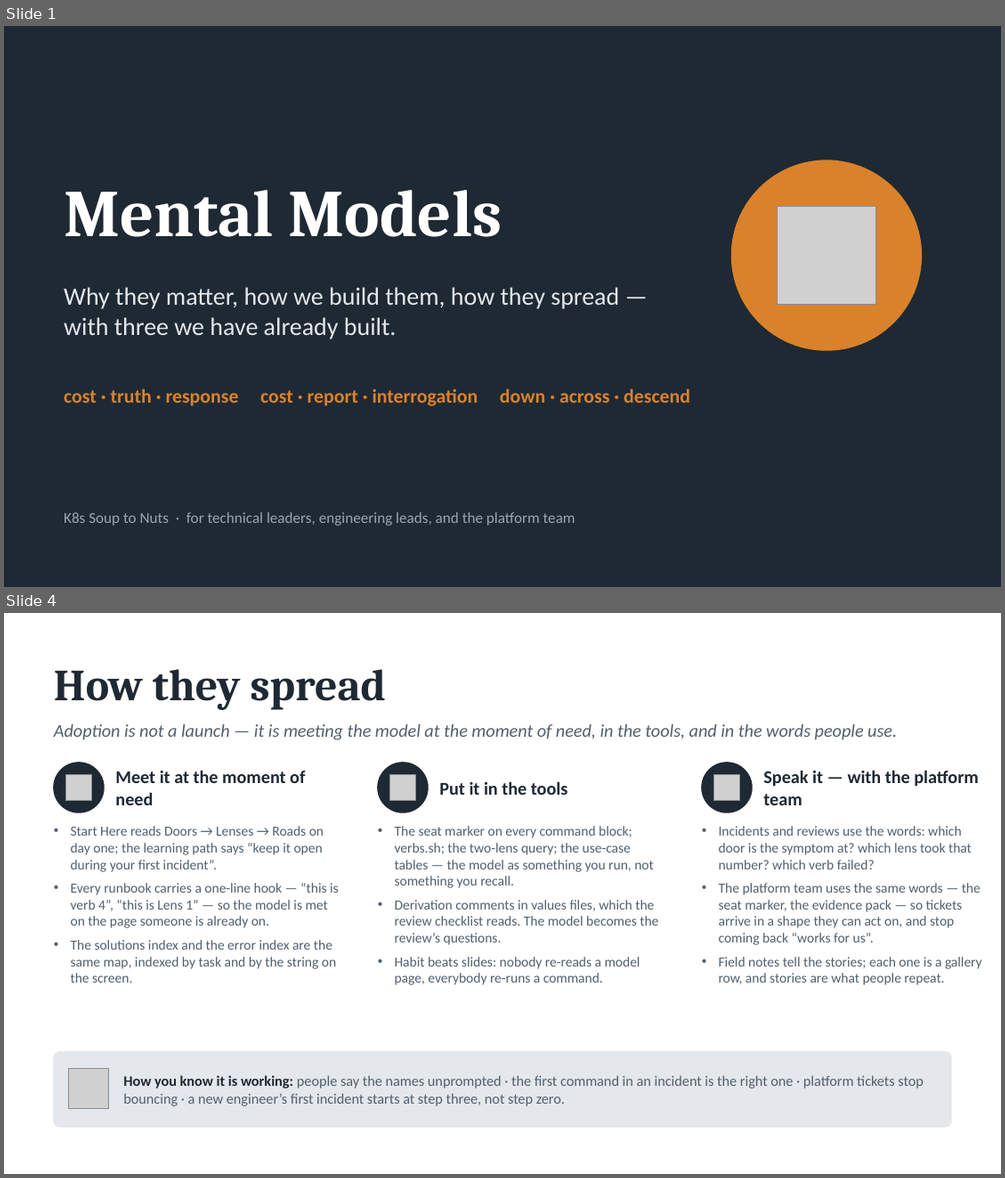
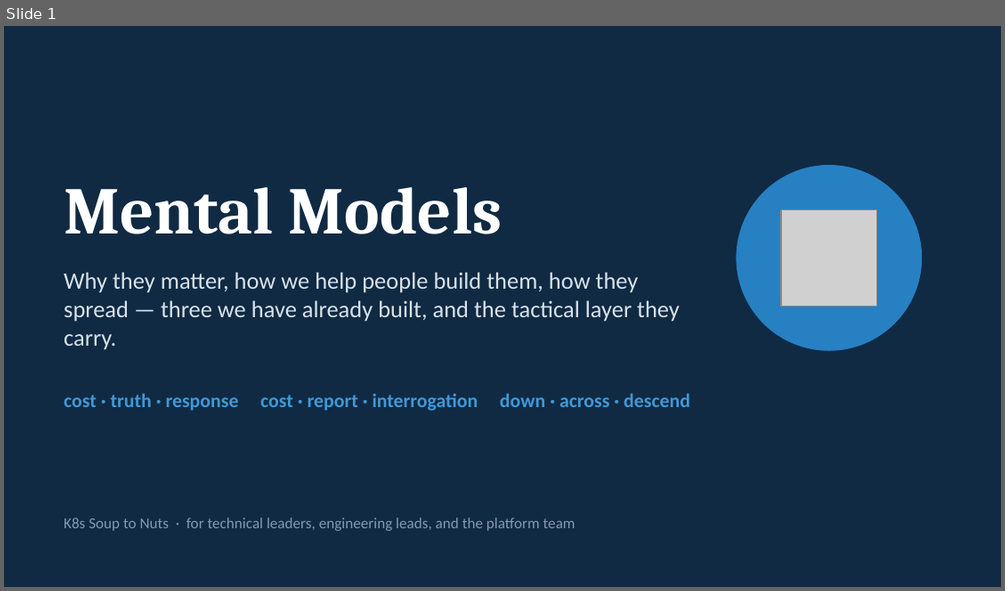
Before and after one commit to jamiegunn/k8s_soup_to_nuts, a slide deck: Claude outputs/mental-models.pptx. Shown one above the other, each under a label of ours: slides 1 and 4 before the commit, slide 1 after it; the slides between them are not shown. The pictures are 1005x1178 and 1005x591 pixels, drawn with LibreOffice and Linux fonts; fonts in the diff are those of the drawing; grey boxes stand for pictures. Boxes give left, top, right and bottom in pixels: in the first picture for what was removed or moved away, otherwise in the second. Text is boxed around its words. In the diff, an @@ line names an element or a change of style, - is before the commit and + after.

```diff
--- a/Claude outputs/mental-models.pptx
+++ b/Claude outputs/mental-models.pptx
@@ slide 4 removed at [4,613,1001,1174], background #FFFFFF @@
@@ text removed at [54,669,387,710] @@
-How they spread
@@ text removed at [54,724,897,740] @@
-Adoption is not a launch — it is meeting the model at the moment of need, in the tools, and in the words people use.
@@ ellipse removed at [54,763,104,812] @@
@@ text removed at [115,770,305,805] @@
-Meet it at the moment of need
@@ ellipse removed at [378,763,428,812] @@
@@ ellipse removed at [702,763,752,812] @@
@@ text removed at [763,770,978,805] @@
-Speak it — with the platform team
@@ picture removed at [65,774,92,801] @@
@@ picture removed at [389,774,416,801] @@
@@ text removed at [439,781,567,795] @@
-Put it in the tools
@@ picture removed at [713,774,740,801] @@
@@ text removed at [71,826,339,982] @@
-• Start Here reads Doors → Lenses → Roads on day one; the learning path says “keep it open during your first incident”.
-• Every runbook carries a one-line hook — “this is verb 4”, “this is Lens 1” — so the model is met on the page someone is already on.
-• The solutions index and the error index are the same map, indexed by task and by the string on the screen.
@@ text removed at [395,826,658,985] @@
-• The seat marker on every command block; verbs.sh; the two-lens query; the use-case tables — the model as something you run, not something you recall.
-• Derivation comments in values files, which the review checklist reads. The model becomes the review’s questions.
-• Habit beats slides: nobody re-reads a model page, everybody re-runs a command.
@@ text removed at [719,826,982,985] @@
-• Incidents and reviews use the words: which door is the symptom at? which lens took that number? which verb failed?
-• The platform team uses the same words — the seat marker, the evidence pack — so tickets arrive in a shape they can act on, and stop coming back “works for us”.
-• Field notes tell the stories; each one is a gallery row, and stories are what people repeat.
@@ rounded rectangle removed at [54,1052,951,1127] @@
@@ picture removed at [69,1069,109,1109] @@
@@ text removed at [123,1075,923,1106] @@
-How you know it is working: people say the names unprompted · the first command in an incident is the right one · platform tickets stop bouncing · a new engineer’s first incident starts at step three, not step zero.
@@ slide 1 changed as well @@
@@ background #1F2933 to #102A43 @@
@@ ellipse: place and size @@
-ellipse at [732,160,921,350]
+ellipse at [736,166,921,350]
@@ ellipse at [736,166,921,350]: fill #D9822B to #2680C2; outline #D9822B 1 pt to #2680C2 1 pt @@
@@ text at [64,272,680,350]: text changed; size 18 to 17 pt; text colour #E4E7EB to #D9E2EC @@
-Why they matter, how we build them, how they spread — with three we have already built.
+Why they matter, how we help people build them, how they spread — three we have already built, and the tactical layer they carry.
@@ text "cost · truth · response ..." at [64,393,690,410]: text colour #D9822B to #4098D7 @@
@@ text "K8s Soup to Nuts · ..." at [64,517,575,531]: text colour #9AA5B1 to #829AB1 @@
```
Also in this commit, not shown: 2 other slides changed, 5 slides added, 1 other slide removed.
